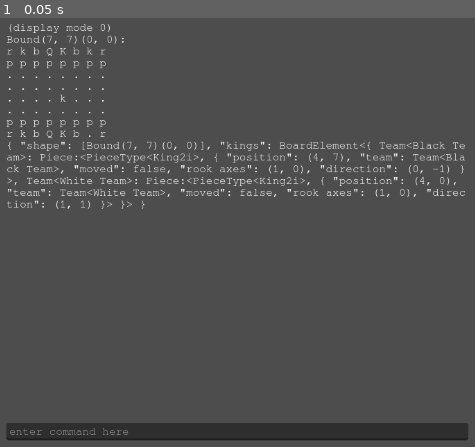
Above: before the commit, frame 1.
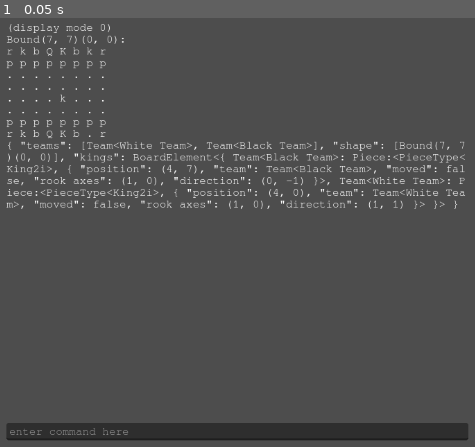
Above: after the commit, the same moment.

Repository: Roboticy3/Mess
Game: Godot game, scene res://default.tscn
The game is run twice, just before and just after one commit, with the same random seed, the same clock (stepped at 60 frames per second) and the same inputs.
Inputs:
- Up to frame 1 (0.05 s): no input

The runs differ from the first frame. In frame 1, 3.3% of the frame differs, in the area x 1-98%, y 28-45%.

Commit message:
Made BoardVariant not inherit node, and began evaluator for Chess.gd

Diff:
--- a/Board Types/Board.gd
+++ b/Board Types/Board.gd
@@ -36,6 +36,7 @@
 
 #the initial state of the board, can contain Pieces and Variants
 @export var starting_state := {
+	"teams":[],
 	"shape":[]}
 
 #the board stores its state at the beginning of each turn
@@ -123,7 +124,7 @@
 
 	return r
 
-func add_element(e:BoardElement, k) -> void:
+func add_element(e, k) -> void:
 	var old_e = current_state.get(k)
 	if old_e != null:
 		remove_element(old_e, k, e)
@@ -132,7 +133,7 @@
 
 	current_state[k] = e
 
-func remove_element(e:BoardElement, k, r=Removed.new()):
+func remove_element(e, k, r=Removed.new()):
 	r.last = e
 
 	get_state()[k] = r
--- a/Board Types/Chess.gd
+++ b/Board Types/Chess.gd
@@ -36,4 +36,9 @@
 	return res
 
 func _evaluate():
-	super._evaluate()
+
+	var k = current_state["kings"].data
+	var t = get_team()
+
+	if !k.has(t):
+		pass
--- a/Scripts/Board Elements/BoardVariant.gd
+++ b/Scripts/Board Elements/BoardVariant.gd
@@ -1,7 +1,8 @@
-extends BoardElement
 class_name BoardVariant
 
-var data:Variant
+var last
+
+var data
 
 func _init(x):
 	data = x
